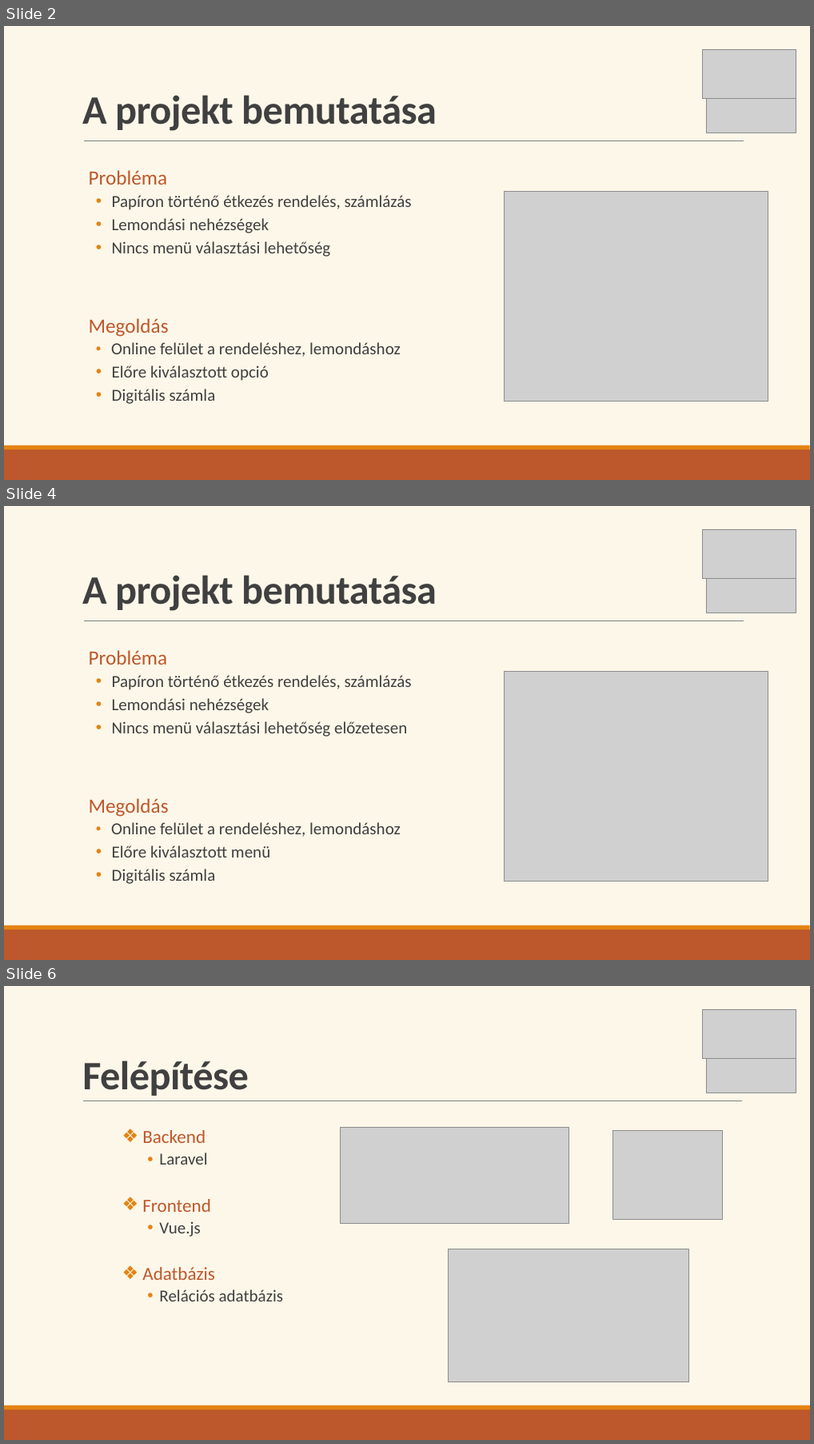
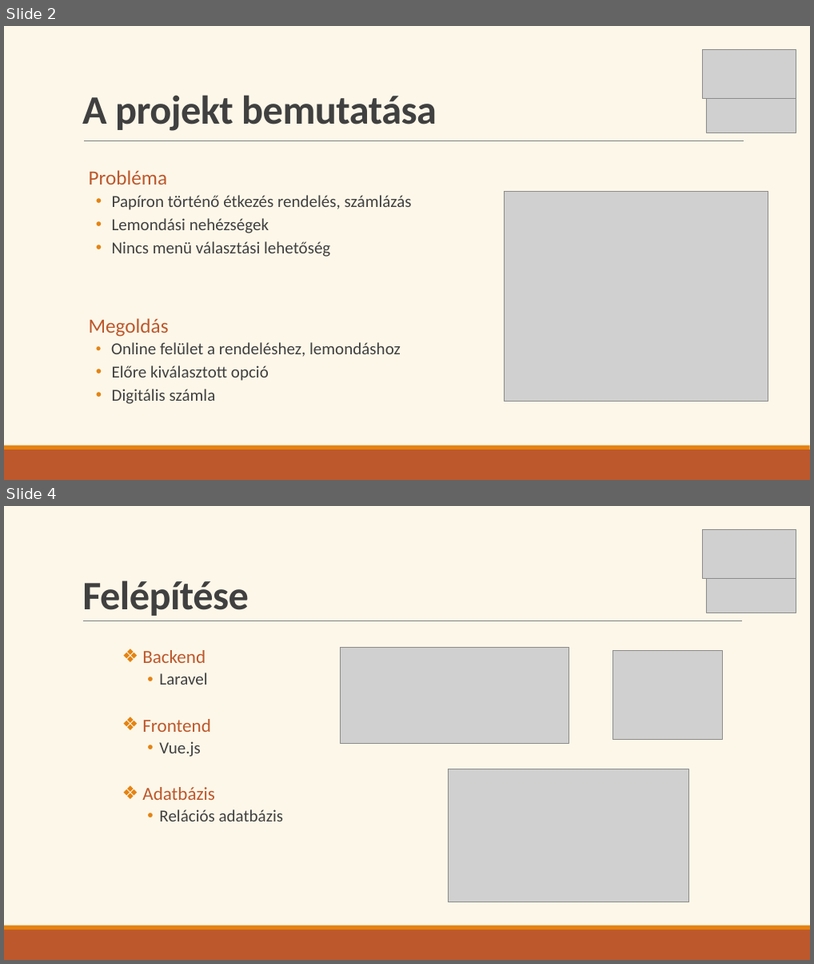
Before and after one commit to Ella50/13_S1_1_vizsgaremek, a slide deck: Dokumentációhoz/Prezentáció/eMenza_AtkariAriella_FarkasDominik.pptx. Shown one above the other, each under a label of ours: slides 2, 4 and 6 before the commit, slides 2 and 4 after it; the slides between them are not shown. The pictures are 814x1444 and 814x964 pixels, drawn with LibreOffice and Linux fonts; fonts in the diff are those of the drawing; grey boxes stand for pictures. Boxes give left, top, right and bottom in pixels: in the first picture for what was removed or moved away, otherwise in the second. Text is boxed around its words. In the diff, an @@ line names an element or a change of style, - is before the commit and + after.

```diff
--- a/Dokumentációhoz/Prezentáció/eMenza_AtkariAriella_FarkasDominik.pptx
+++ b/Dokumentációhoz/Prezentáció/eMenza_AtkariAriella_FarkasDominik.pptx
@@ slide 4 removed at (4, 506, 810, 960), background #FDF7E9; not listed: 2 template elements that a slide beside it also shows @@
@@ picture removed at (702, 529, 797, 579) @@
@@ text removed at (82, 575, 437, 611) @@
-A projekt bemutatása
@@ picture removed at (706, 574, 797, 612) @@
@@ line removed from (84, 621) to (745, 621) @@
@@ text removed at (89, 650, 412, 884) @@
-  Probléma
-  • Papíron történő étkezés rendelés, számlázás
-  • Lemondási nehézségek
-  • Nincs menü választási lehetőség előzetesen
-  Megoldás
-  • Online felület a rendeléshez, lemondáshoz
-  • Előre kiválasztott menü
-  • Digitális számla
@@ picture removed at (505, 671, 769, 881) @@
@@ what was slide 6 is now slide 4 @@
```
Also in this commit, not shown: 8 slides changed, 1 slide added, 3 other slides removed, 15 other files.
